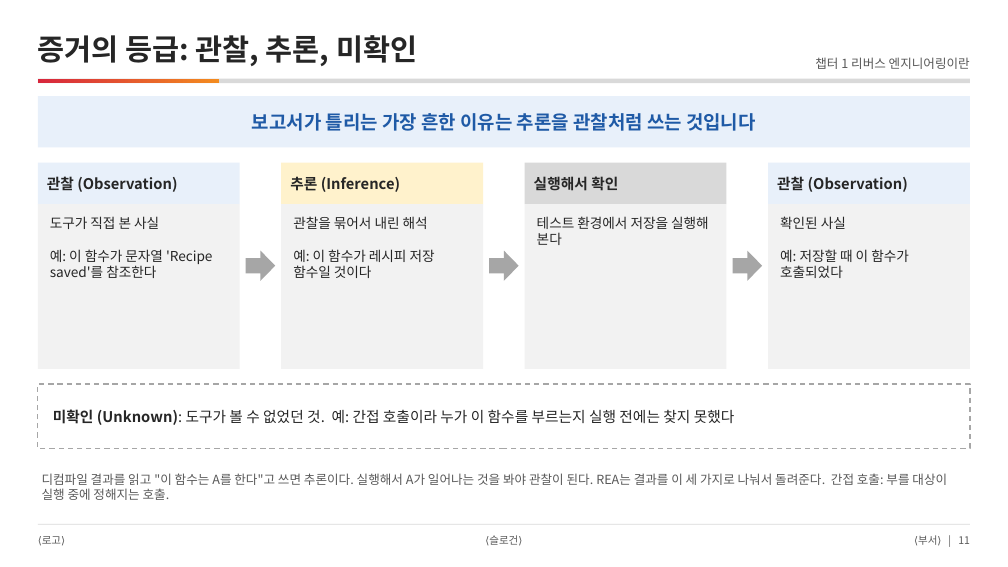
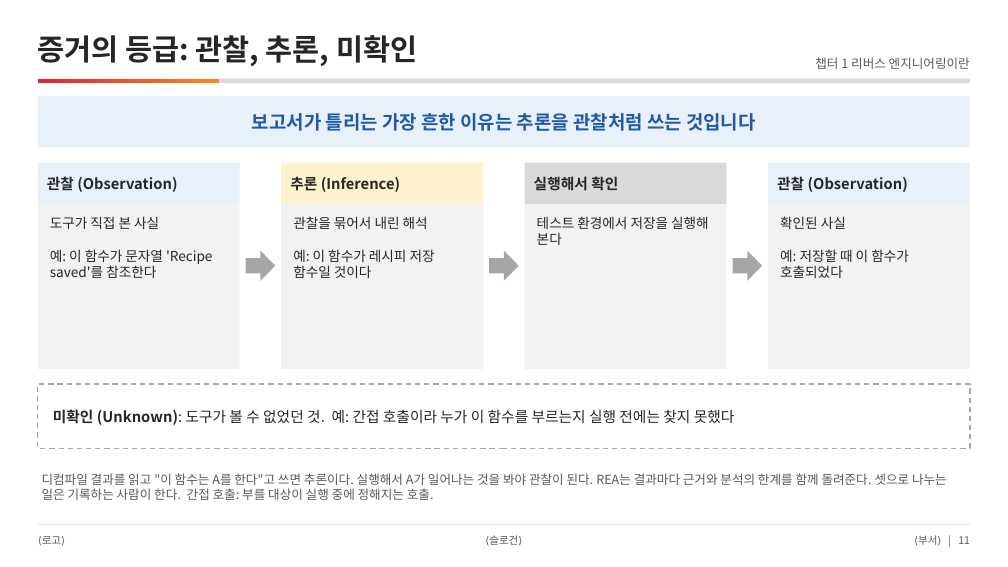
Before and after one commit to DarrenKoi/pm_notes, a slide deck: slide 11 of reverse_engineering/re-rea-team-intro.pptx. Drawn at 1008x567 pixels with LibreOffice and Linux fonts; fonts in the diff are those of the drawing. Boxes give left, top, right and bottom in pixels: in the first picture for what was removed or moved away, otherwise in the second. Text is boxed around its words. In the diff, an @@ line names an element or a change of style, - is before the commit and + after.

```diff
--- a/reverse_engineering/re-rea-team-intro.pptx
+++ b/reverse_engineering/re-rea-team-intro.pptx
@@ text at [42,473,947,500]: text changed @@
-디컴파일 결과를 읽고 "이 함수는 A를 한다"고 쓰면 추론이다. 실행해서 A가 일어나는 것을 봐야 관찰이 된다. REA는 결과를 이 세 가지로 나눠서 돌려준다. 간접 호출: 부를 대상이 실행 중에 정해지는 호출.
+디컴파일 결과를 읽고 "이 함수는 A를 한다"고 쓰면 추론이다. 실행해서 A가 일어나는 것을 봐야 관찰이 된다. REA는 결과마다 근거와 분석의 한계를 함께 돌려준다. 셋으로 나누는 일은 기록하는 사람이 한다. 간접 호출: 부를 대상이 실행 중에 정해지는 호출.
```
Also in this commit, not shown: 4 other slides changed, 13 other files.
